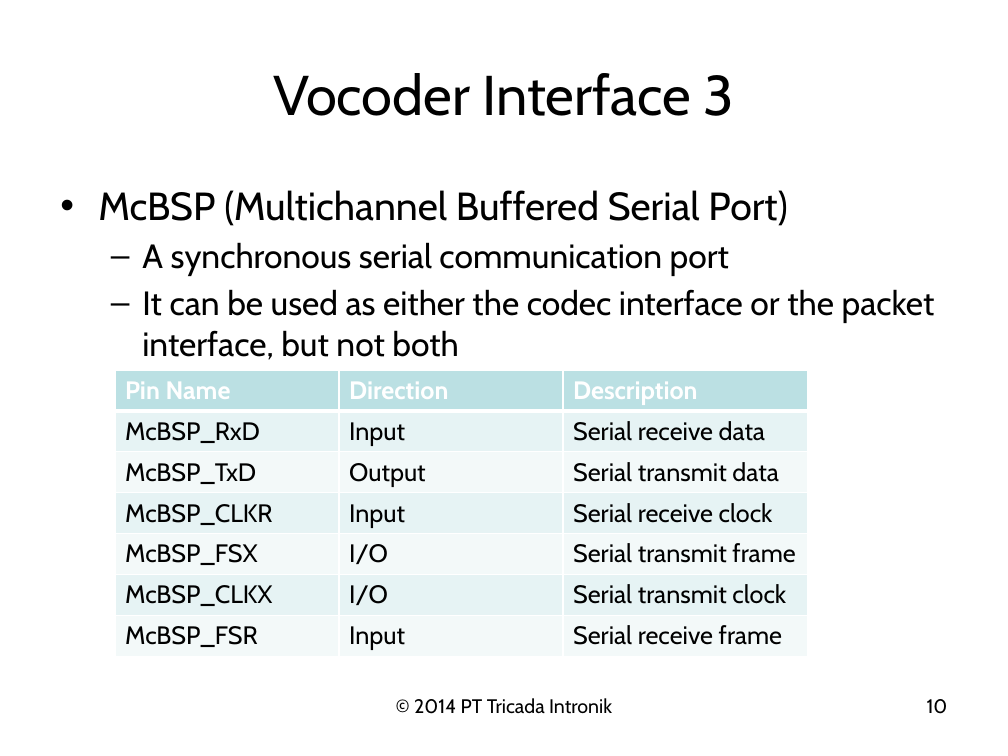
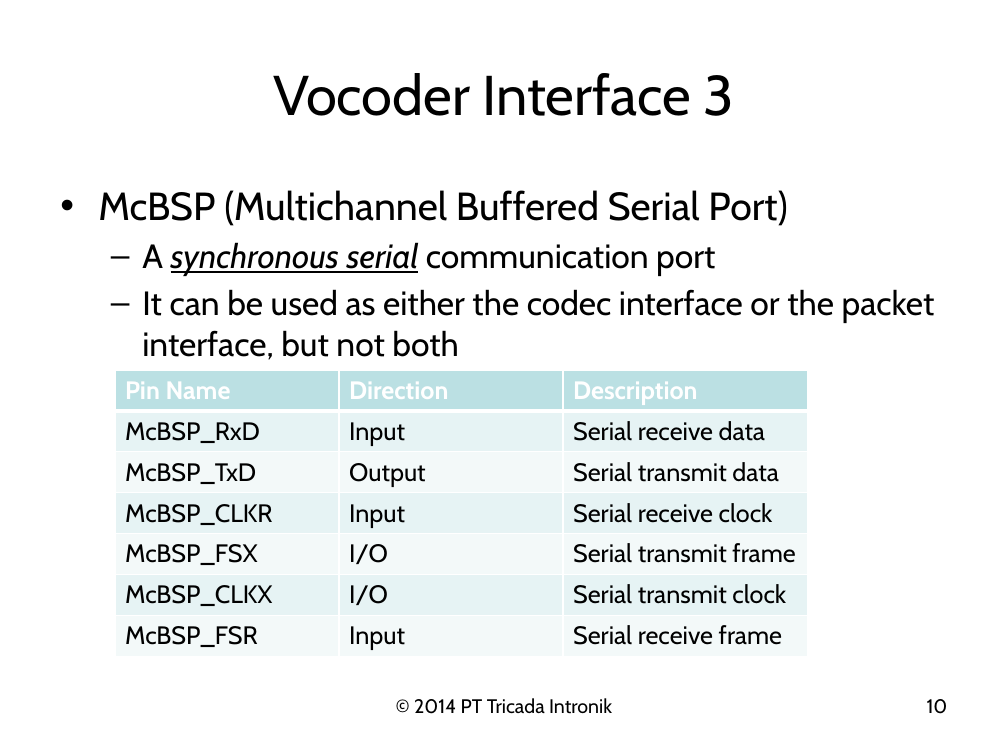
Before and after one commit to christiantigor/secure_modem, a slide deck: slide 10 of Workshop/Presentasi/Hardware Design - Communication Interface.pptx. Drawn at 1008x756 pixels with LibreOffice and Linux fonts; fonts in the diff are those of the drawing; background and template pictures are left out. Boxes give left, top, right and bottom in pixels: in the first picture for what was removed or moved away, otherwise in the second. Text is boxed around its words. In the diff, an @@ line names an element or a change of style, - is before the commit and + after.

```diff
--- a/Workshop/Presentasi/Hardware Design - Communication Interface.pptx
+++ b/Workshop/Presentasi/Hardware Design - Communication Interface.pptx
@@ text at bbox=[142, 242, 715, 276]: italic on, underline on in "synchronous serial" @@
```
Also in this commit, not shown: 2 other slides changed, 5 other files.
